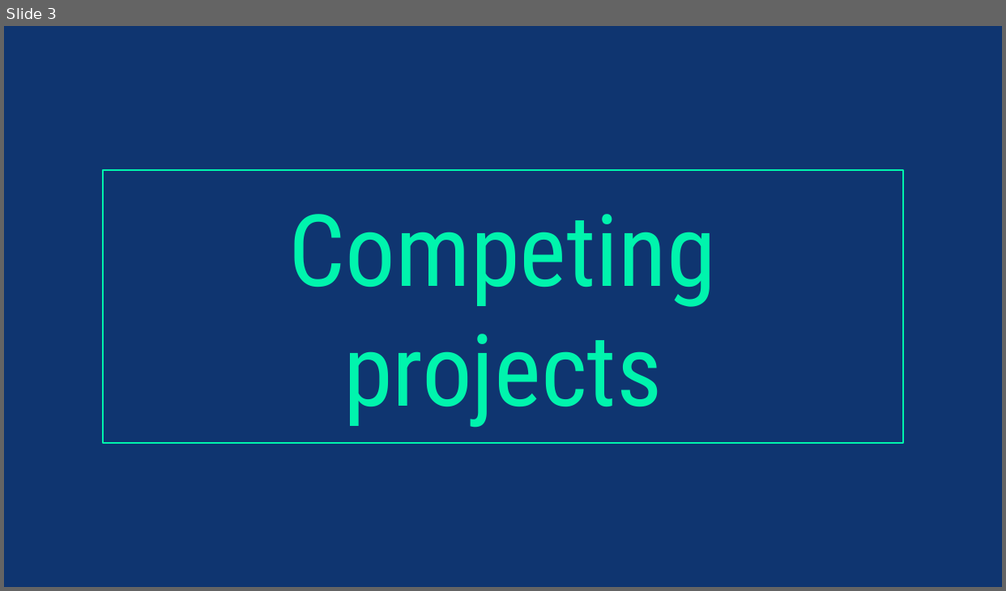
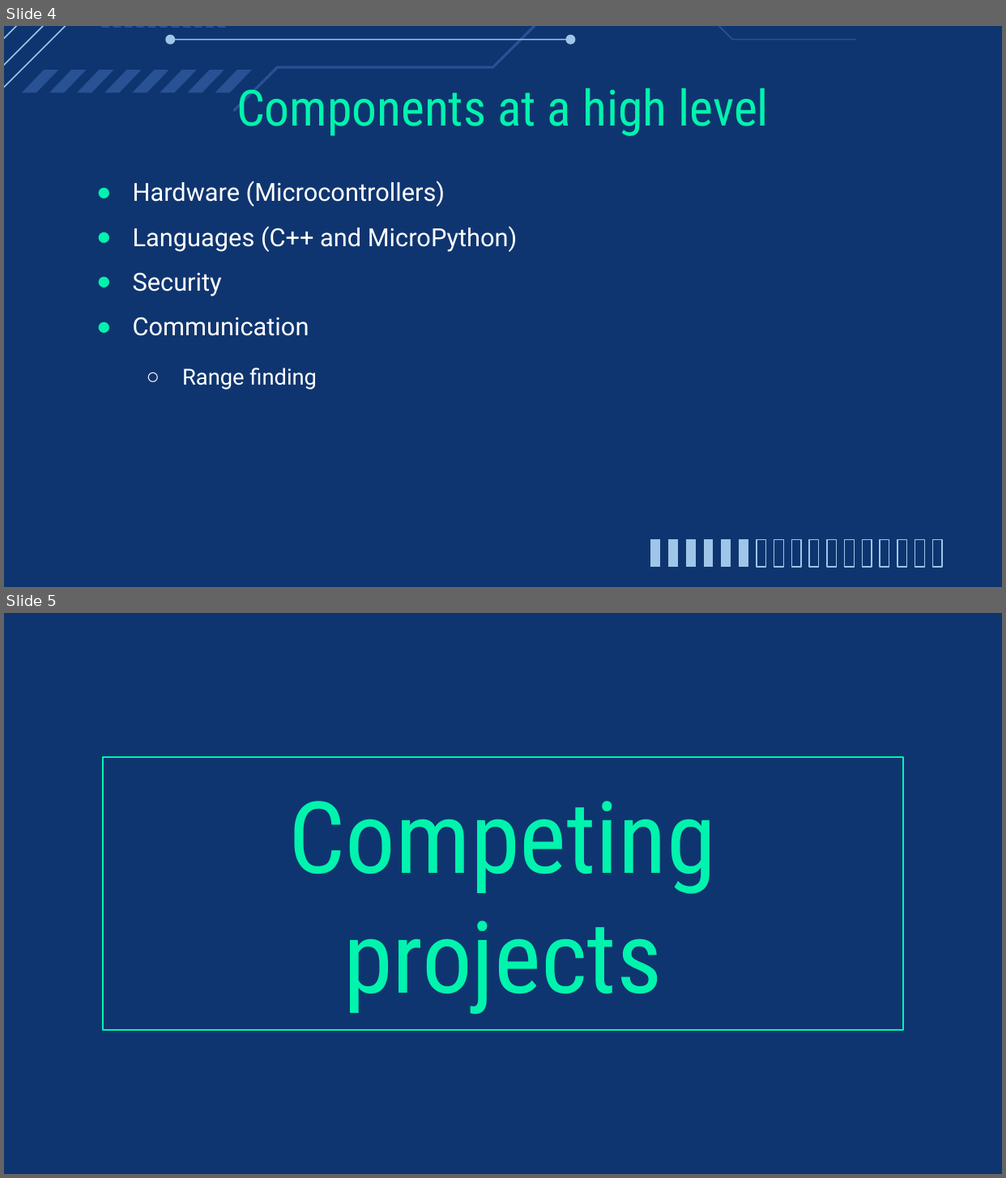
Before and after one commit to Hanover-CS/HC23-Isaac-Bevis-Senior-Project, a slide deck: Presentation/CS461 Proposal.pptx. Shown one above the other, each under a label of ours: slide 3 before the commit, slides 4 and 5 after it. The pictures are 1006x591 and 1006x1178 pixels, drawn with LibreOffice and Linux fonts; fonts in the diff are those of the drawing. Boxes give left, top, right and bottom in pixels: in the first picture for what was removed or moved away, otherwise in the second. Text is boxed around its words. In the diff, an @@ line names an element or a change of style, - is before the commit and + after.

```diff
--- a/Presentation/CS461 Proposal.pptx
+++ b/Presentation/CS461 Proposal.pptx
@@ slide 4 added at [4,26,1002,587], background #0F3570 @@
@@ group added at [4,26,857,112]: 27 freeform shapes @@
@@ title added at [236,88,769,136], 36 pt, text #00F4AD @@
+Components at a high level
@@ text added at [133,181,518,390], 18 pt, text #FFFFFF @@
+● Hardware (Microcontrollers)
+● Languages (C++ and MicroPython)
+● Security
+● Communication
+  ○ Range finding
@@ group added at [650,540,942,567]: 17 freeform shapes @@
@@ what was slide 3 is now slide 5 @@
```
Also in this commit, not shown: 2 slides changed, 1 other slide added, 1 other file.
